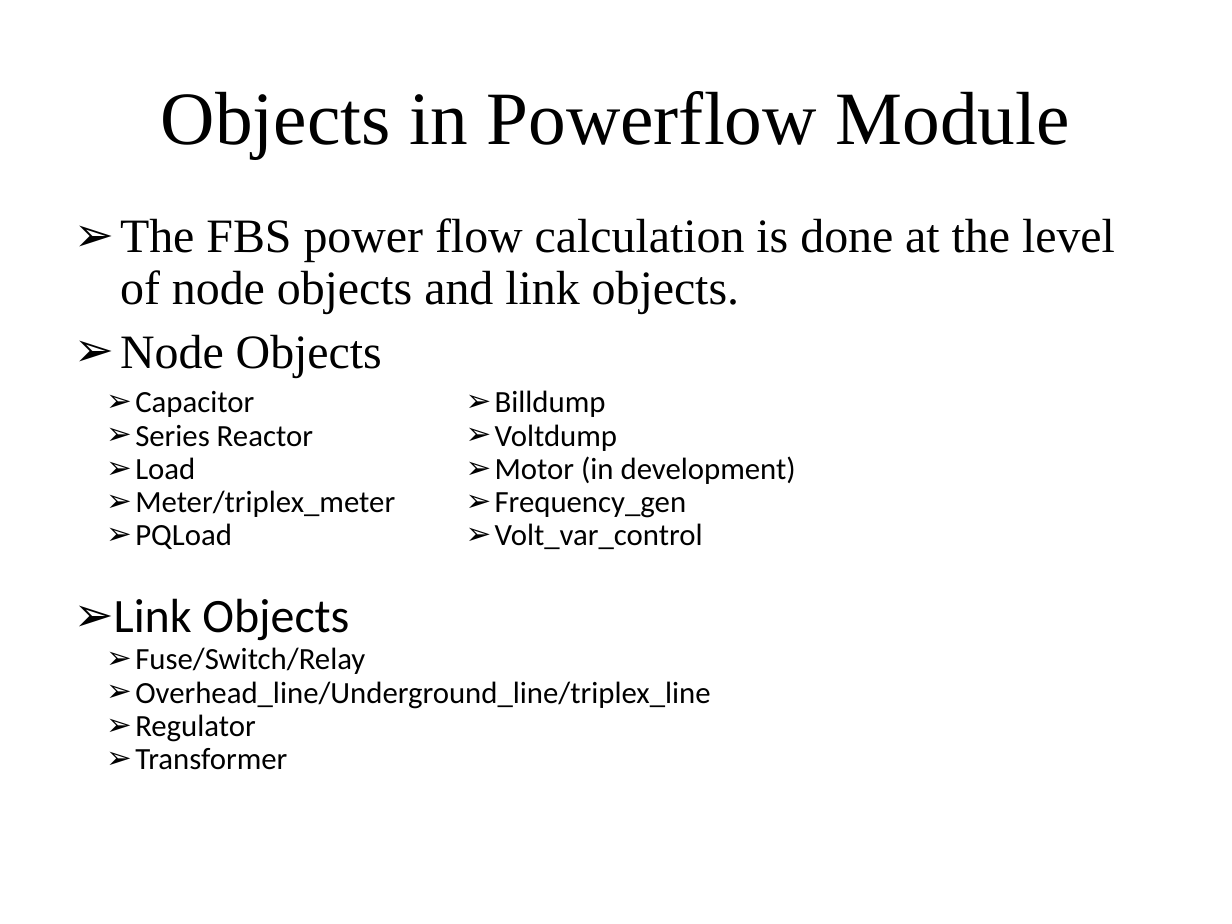
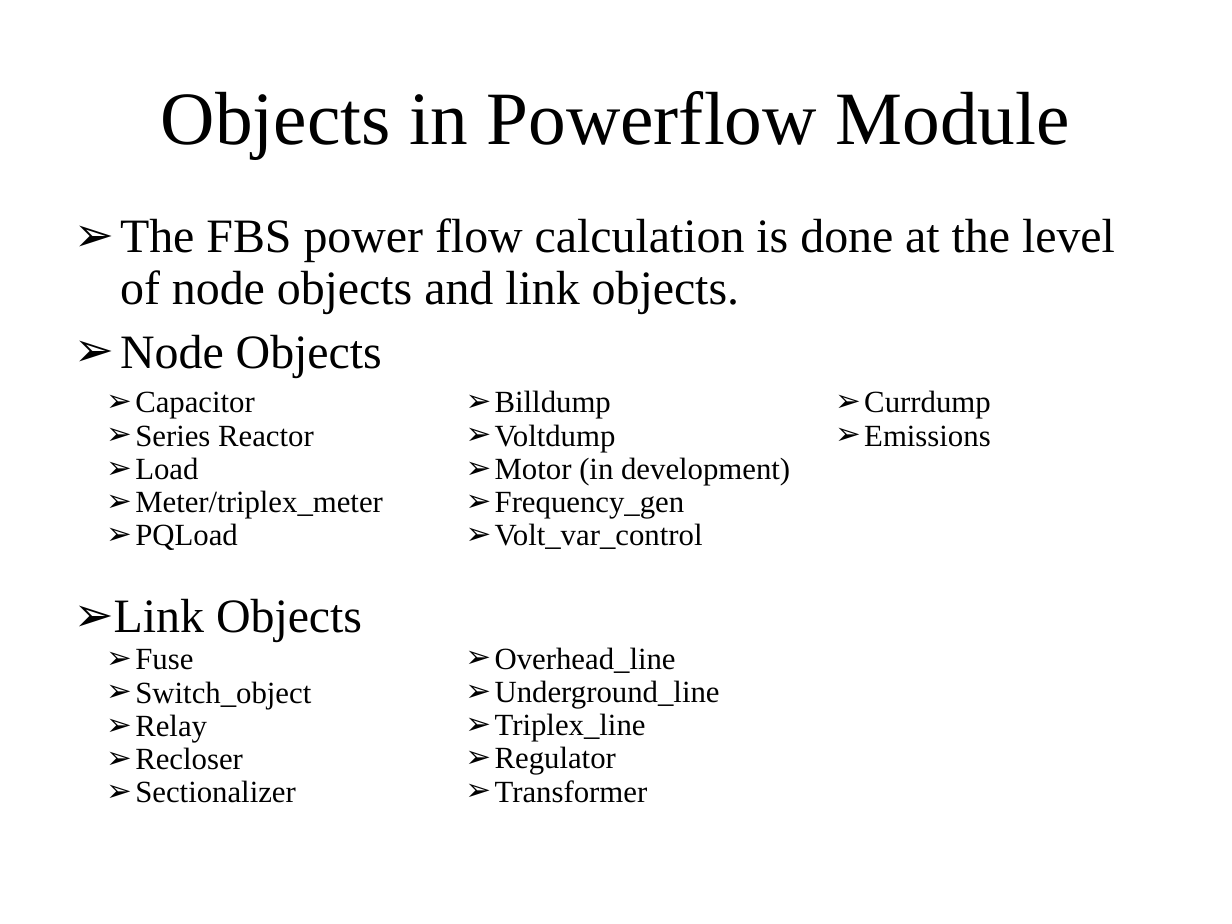
Before and after one commit to gridlab-d/course, a slide deck: slide 58 of FourDayCourse/4.1 - Powerflow Module.ppt (slide 56 before the commit). Drawn at 1232x924 pixels with LibreOffice and Linux fonts; fonts in the diff are those of the drawing. Boxes give left, top, right and bottom in pixels: in the first picture for what was removed or moved away, otherwise in the second. Text is boxed around its words. In the diff, an @@ line names an element or a change of style, - is before the commit and + after.

```diff
--- a/FourDayCourse/4.1 - Powerflow Module.ppt
+++ b/FourDayCourse/4.1 - Powerflow Module.ppt
@@ text "Capacitor" at bbox=[135, 391, 383, 550]: font Calibri to Times New Roman @@
@@ text "Billdump" at bbox=[495, 390, 790, 549]: font Calibri to Times New Roman @@
@@ text added at bbox=[864, 390, 990, 447], 18 pt, text #000000 @@
+  ➢ Currdump
+  ➢ Emissions
@@ text added at bbox=[114, 598, 362, 803], 18 pt, text #000000 @@
+➢ Link Objects
+  ➢ Fuse
+  ➢ Switch_object
+  ➢ Relay
+  ➢ Recloser
+  ➢ Sectionalizer
@@ text "Overhead_line": place and size @@
-text "Overhead_line" at bbox=[114, 598, 710, 770]
+text "Overhead_line" at bbox=[495, 647, 720, 803]
@@ text at bbox=[495, 647, 720, 741]: text changed; font Calibri to Times New Roman @@
-➢ Link Objects
-  ➢ Fuse/Switch/Relay
-  ➢ Overhead_line/Underground_line/triplex_line
+  ➢ Overhead_line
+  ➢ Underground_line
+  ➢ Triplex_line
@@ text at bbox=[495, 746, 648, 803]: font Calibri to Times New Roman in "Regulator", "Transformer" @@
```
Also in this commit, not shown: 30 other slides changed, 2 slides added, 5 slides removed.
